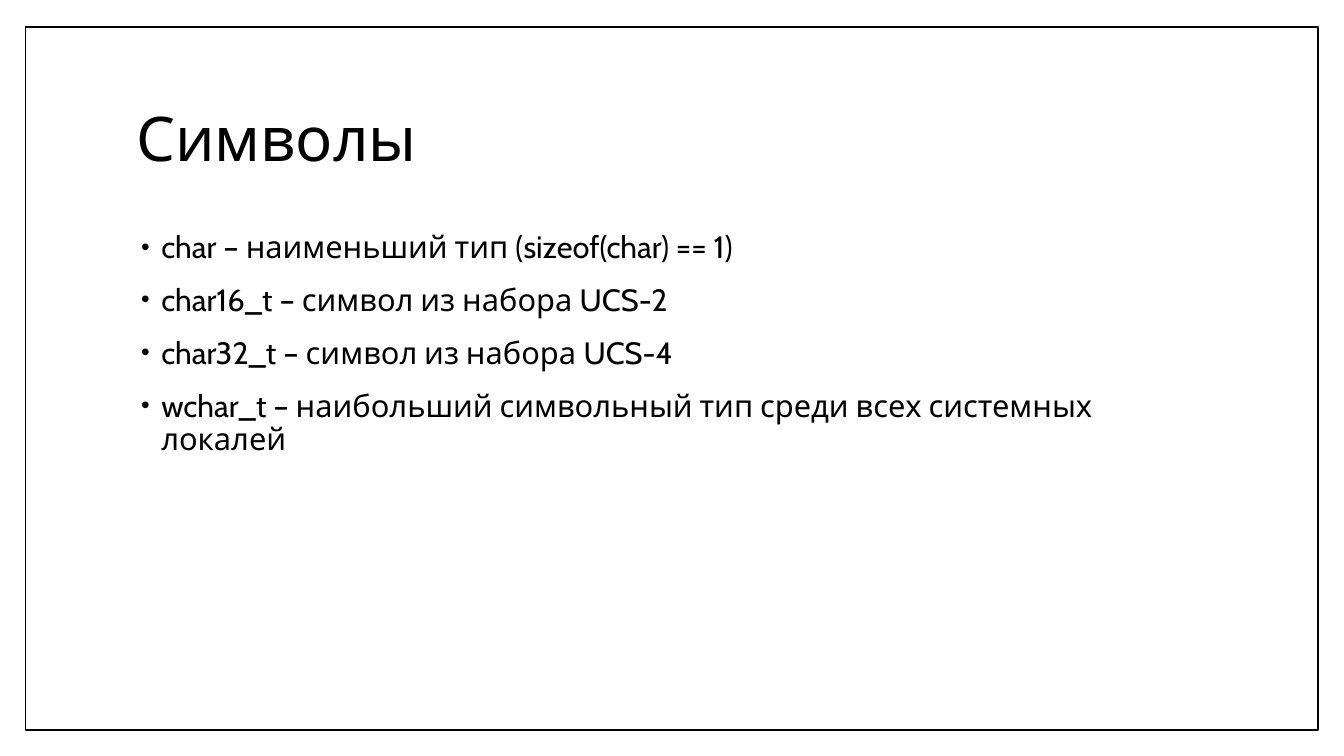
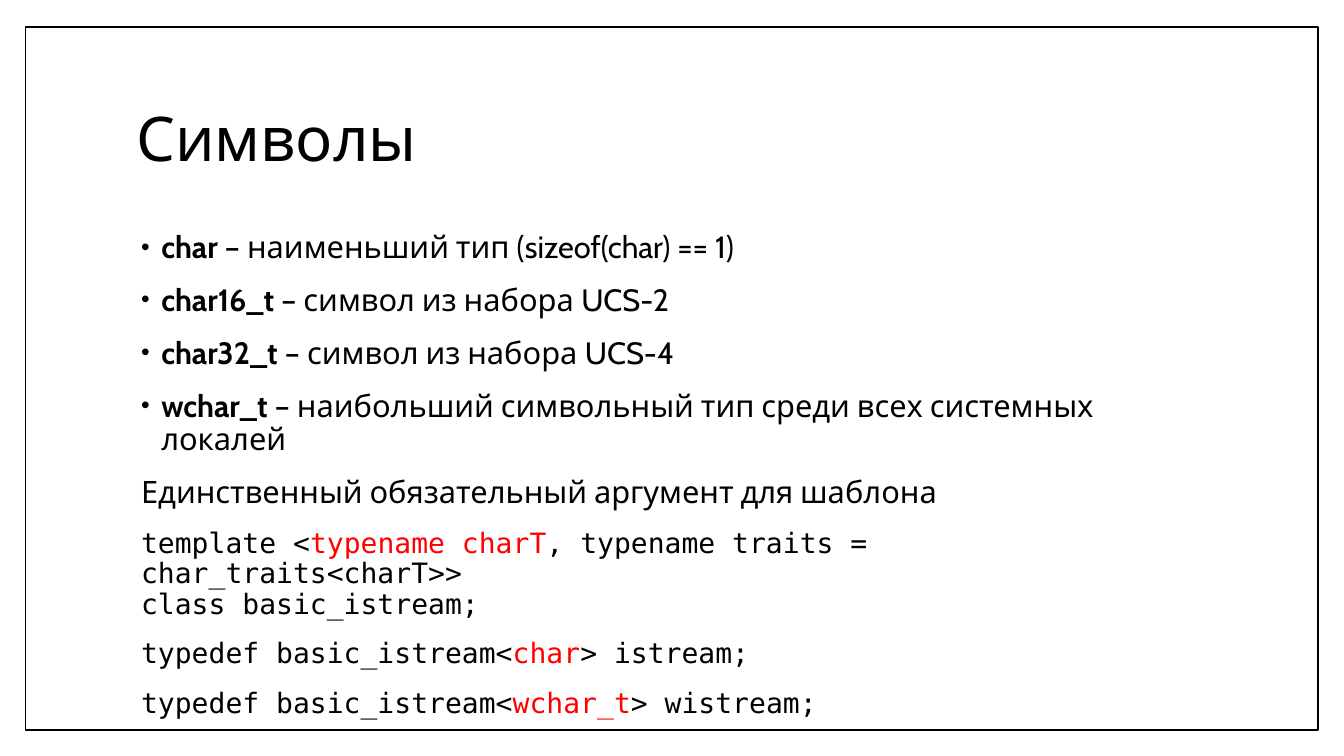
Before and after one commit to MIPT-ILab/cpp-lects-rus, a slide deck: slide 60 of slides/lec2-5-iostreams-locales.pptx (slide 64 before the commit). Drawn at 1344x756 pixels with LibreOffice and Linux fonts; fonts in the diff are those of the drawing. Boxes give left, top, right and bottom in pixels: in the first picture for what was removed or moved away, otherwise in the second. Text is boxed around its words. In the diff, an @@ line names an element or a change of style, - is before the commit and + after.

```diff
--- a/slides/lec2-5-iostreams-locales.pptx
+++ b/slides/lec2-5-iostreams-locales.pptx
@@ text at (161,234,1094,451): bold on in "char", "char16_t", "char32_t", "wchar_t" @@
@@ text at (141,479,937,720): paragraphs added @@
+Единственный обязательный аргумент для шаблона
+template <typename charT, typename traits = char_traits<charT>>
+class basic_istream;
+typedef basic_istream<char> istream;
+typedef basic_istream<wchar_t> wistream;
```
Also in this commit, not shown: 12 other slides changed, 16 slides added, 6 slides removed, 5 other files.
